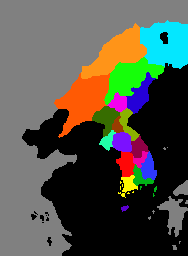
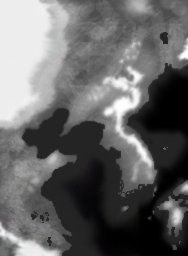
Revision of a layered 188x256 image; what changed, layer by layer:
showed group "Original" (6 layers) over [0, 0, 188, 256]
added layer "Coast" (61%) in group "Original" over [20, 29, 188, 256]
painted on "Ocean" over [22, 32, 188, 256]
painted on "Canvas" over [118, 202, 133, 216]
hid "Province" over [0, 0, 188, 256]
